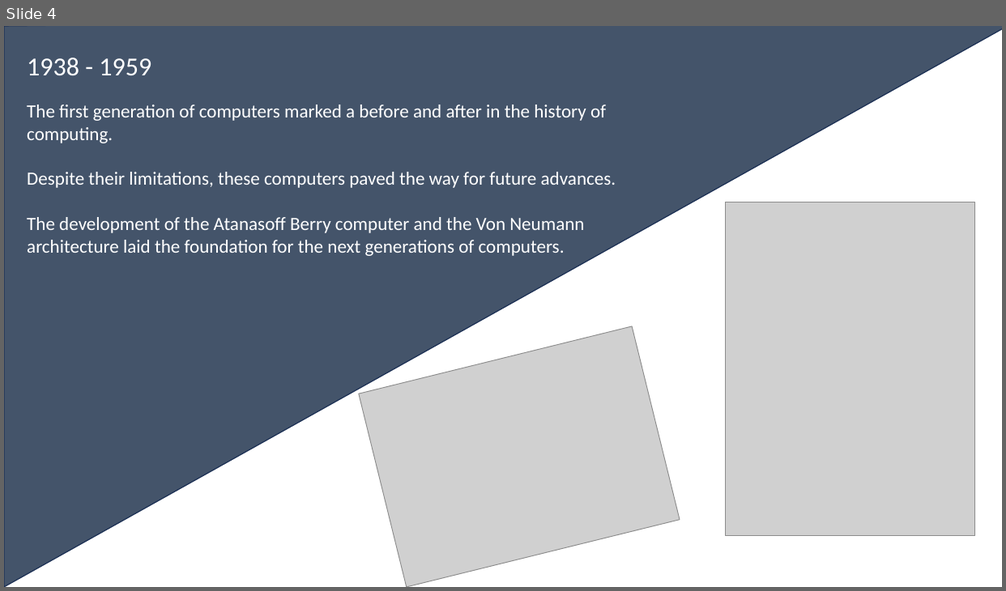
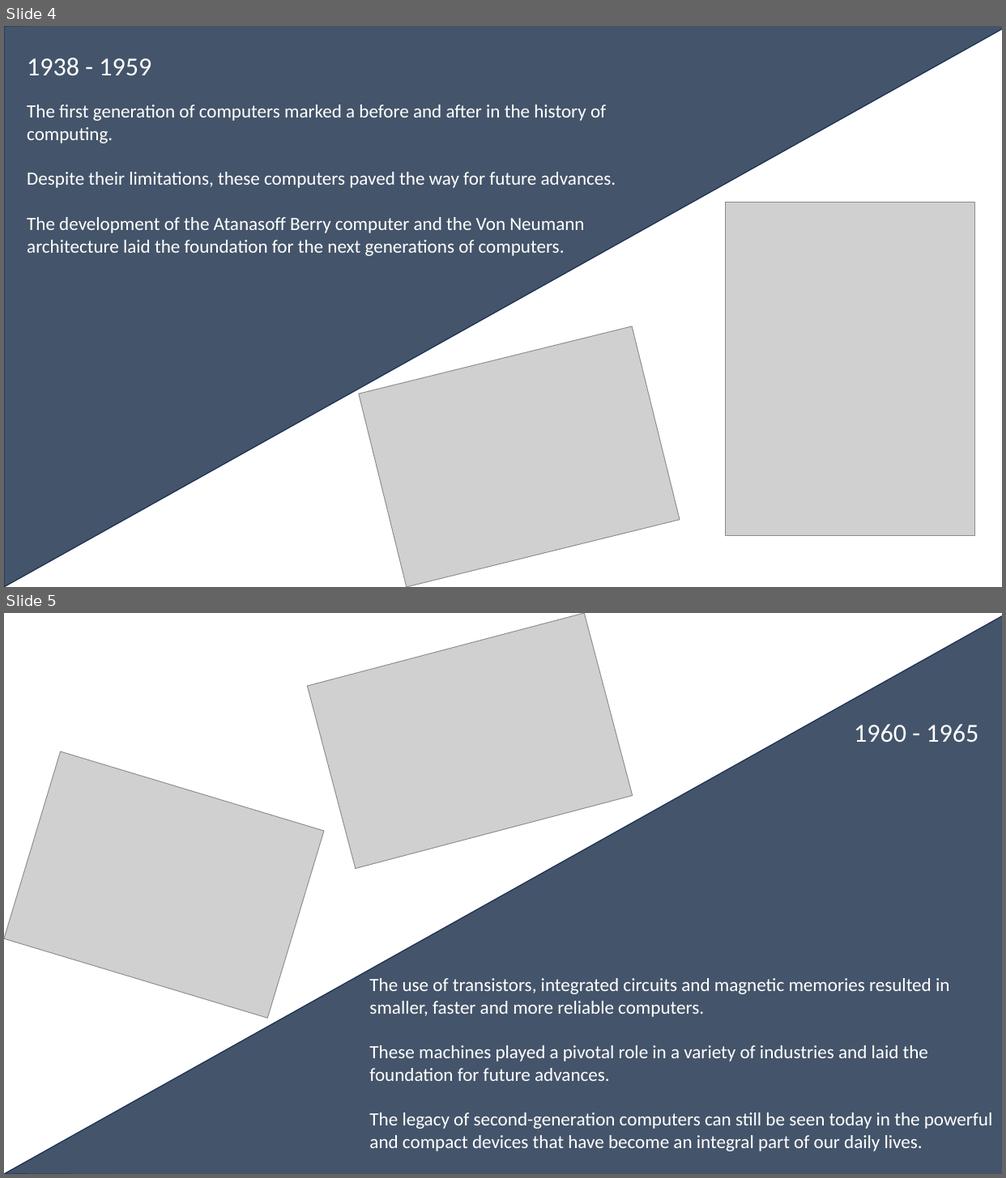
Before and after one commit to Franciscomr10/DAM, a slide deck: Sistemas Informaticos/UD1/Trabajo historia sistema informaticos.pptx. Shown one above the other, each under a label of ours: slide 4 before the commit, slides 4 and 5 after it. The pictures are 1006x591 and 1006x1178 pixels, drawn with LibreOffice and Linux fonts; fonts in the diff are those of the drawing; grey boxes stand for pictures; background and template pictures are left out. Boxes give left, top, right and bottom in pixels: in the first picture for what was removed or moved away, otherwise in the second. Text is boxed around its words. In the diff, an @@ line names an element or a change of style, - is before the commit and + after.

```diff
--- a/Sistemas Informaticos/UD1/Trabajo historia sistema informaticos.pptx
+++ b/Sistemas Informaticos/UD1/Trabajo historia sistema informaticos.pptx
@@ slide 5 added at <box>4,613,1002,1174</box>, background #FFFFFF @@
@@ freeform shape added at <box>4,613,1002,1174</box>, fill #44546A, outline #1E3256 1 pt @@
@@ picture added at <box>307,613,633,869</box> @@
@@ text added at <box>854,724,978,742</box>, 25 pt, text #FFFFFF @@
+1960 - 1965
@@ picture added at <box>4,752,324,1019</box> @@
@@ text added at <box>369,978,992,1152</box>, 18 pt, text #FFFFFF @@
+The use of transistors, integrated circuits and magnetic memories resulted in smaller, faster and more reliable computers.
+These machines played a pivotal role in a variety of industries and laid the foundation for future advances.
+The legacy of second-generation computers can still be seen today in the powerful and compact devices that have become an integral part of our daily lives.
```
Also in this commit, not shown: 1 slide changed, 5 other slides added, 2 slides removed, 3 other files.
